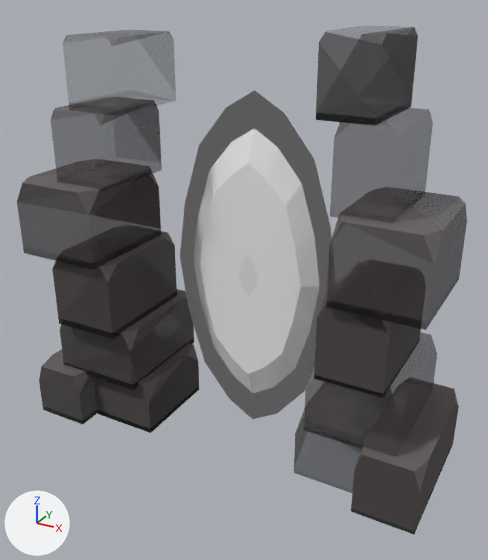
A saved change to the glTF model public/models/clan-wars.gltf.
Before and after are seen from a 50 mm camera at (215.0, -405.0, 323.0) aimed at (5.0, -23.0, 131.0). Arrows for +X, +Y and +Z are at lower left; the lights stay in place. The older version comes first. Vertices at exactly the same position are counted once.

The scene before the commit, as lines of its bpy script (objects in view):
```python
me_mesh_0 = bpy.data.meshes.new('Mesh_0')
me_mesh_0.from_pydata(...)  # 474 vertices, 984 faces; spans x -156.0..151.0, y -77.0..40.0, z -2.0..299.0
# faces by material slot: [568, 416]
me_mesh_0.materials.append(mat_material_0)  # picture img_image_0
me_mesh_0.materials.append(mat_material_1)  # picture img_image_0
ob_mesh_0 = bpy.data.objects.new('Mesh_0', me_mesh_0)
ob_mesh_0.location = (0.0, 0.0, 0.0)
```
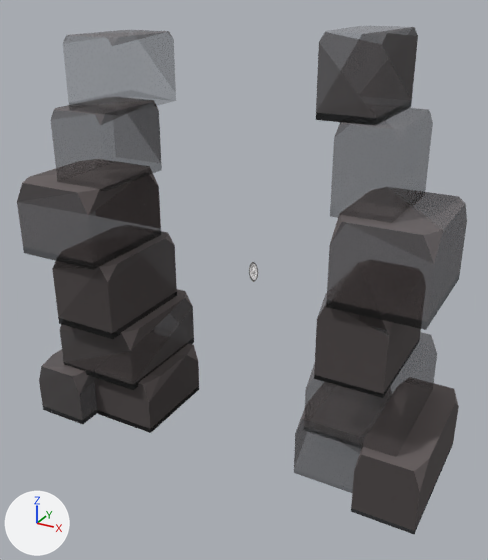
The newer file adds a shape key; the second version is drawn at full value of the shape key 'target_12' of 'Mesh_0', and the change is written as the vertex moves it makes.

Changed parts and their boxes (x1, y1, x2, y2) in the pictures (488 x 560 px; the box of a moved part takes in the faces that stretch with it):
part 1 of me_mesh_0, moved or reshaped: before (180, 90, 332, 419); after (249, 262, 258, 282)

The change, as a list of edits to the scene's bpy script:
```text
Change me_mesh_0:
    used by ob_mesh_0; location = (0.0, 0.0, 0.0)
    remove me_mesh_0.from_pydata(...)  # 474 vertices, 984 faces; spans x -156.0..151.0, y -77.0..40.0, z -2.0..299.0
    add me_mesh_0.from_pydata(...)  # 474 vertices, 984 faces; spans x -156.0..151.0, y -77.0..40.0, z 0.0..299.0
    me_mesh_0 part 1: the loose piece of 194 vertices spanning x -65.0..65.0, y -8.0..8.0, z -2.0..258.0 is scaled about its middle by 0.0625
```
